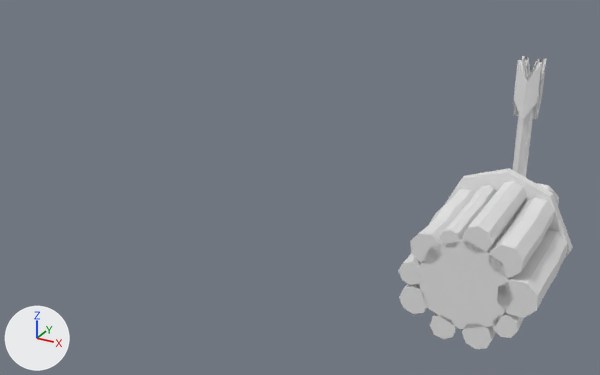
The FBX model Assets/Models/RockCannon.fbx: old version first, new version second.
One viewpoint serves both versions: a camera (50 mm lens) standing at (1.56, -5.41, 3.21) and looking at (-1.43, 0.03, 0.49). Lighting does not change. The marker at lower left points along +X, +Y and +Z. Where no turn or scale is listed for an object, it has been applied to the vertices.

The first picture shows 'Barrel', 'Base'.
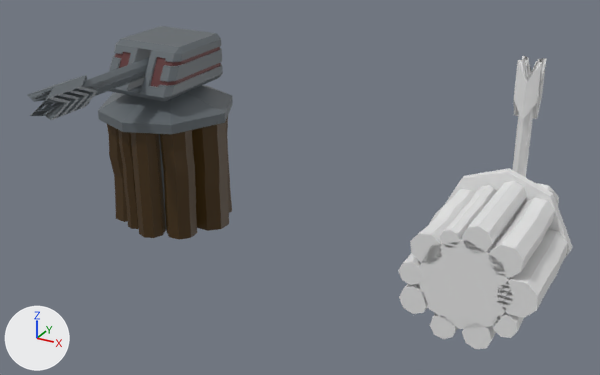
Where the newer file only moved an object's origin or applied its transform, the numbers keep the older frame.

Where the change shows, as pixel boxes (x1, y1, x2, y2) in the pictures (600 x 375 px):
'BakeBase', added: after (98, 85, 233, 240)
    faces in mat_wood (brown #3b2708): (107, 117, 232, 240)
    faces in mat_metal (dark grey #5a6166): (98, 85, 233, 231)
'BakeTurret', added: after (109, 26, 223, 101)
    faces in mat_metal (dark grey #5a6166): (109, 26, 223, 101)
    faces in mat_metal2 (dark red #4b1c1c): (115, 47, 221, 87)
'BakeBarrel', added: after (28, 57, 150, 120)

What the commit changed:
Material 'Metal' (mat_metal) is new.
Its base color is (0.102, 0.12, 0.133) (dark grey #5a6166).
Its roughness is 0.4.
Its emission color is (0.00913, 0.0102, 0.0111) (black #181a1b).
Its emission strength is 1.0.
Material 'Metal2' (mat_metal2) is new.
Its base color is (0.0704, 0.0116, 0.0116) (dark red #4b1c1c).
Its emission color is (0.0204, 0.0046, 0.0046) (black #270f0f).
Its emission strength is 1.0.
Material 'Wood' (mat_wood) is new.
Its base color is (0.0437, 0.0203, 0.00243) (brown #3b2708).
Its emission color is (0.00719, 0.00419, 0.000841) (black #140d03).
Its emission strength is 1.0.
Mesh me_cube_010 is new.
It has 208 vertices, 252 faces and spans x -0.099..0.099, y -1.427..0.068, z -0.109..0.109.
It uses material mat_metal (dark grey #5a6166).
Mesh me_cube_009 is new.
It has 507 vertices, 500 faces and spans x -0.338..0.338, y -0.417..0.407, z 1.001..1.577.
Faces by material slot: [452, 48].
It uses material mat_metal (dark grey #5a6166).
It uses material mat_metal2 (dark red #4b1c1c).
Mesh me_cube_008 is new.
It has 523 vertices, 456 faces and spans x -0.59..0.59, y -0.587..0.588, z -0.02..1.155.
Faces by material slot: [36, 420].
It uses material mat_metal (dark grey #5a6166).
It uses material mat_wood (brown #3b2708).
Object 'BakeBarrel' (ob_bakebarrel) is new; it shows me_cube_010.
Its location is (-2.714, 0.0, 1.389).
Object 'BakeTurret' (ob_baketurret) is new; it shows me_cube_009.
Its location is (-2.714, 0.0, 0.0).
Object 'BakeBase' (ob_bakebase) is new; it shows me_cube_008.
Its location is (-2.714, 0.0, 0.0).
